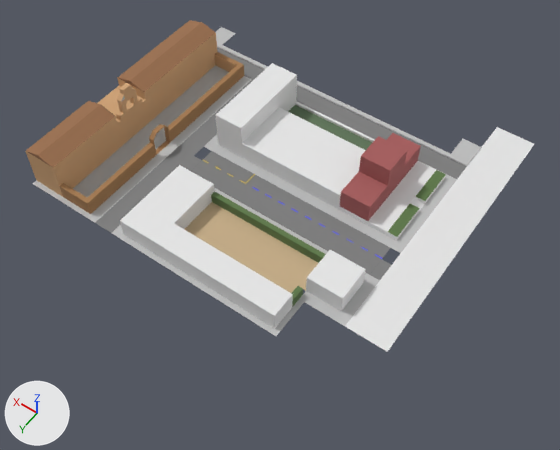
A saved change to the Blender file assets/models/chunks/inmaculada.blend.
Both versions are drawn from a 50 mm lens placed at (-25.1, 114.9, 109.6), pointed at (25.6, 43.9, -1.9). Every picture has the same lights, and +X, +Y and +Z are marked at lower left. The first picture is the older version.

The first picture shows 'Avenue', 'Hospital', 'Institute', 'Juventud', 'Kindergarten', 'Roads', 'Sidewalk'.
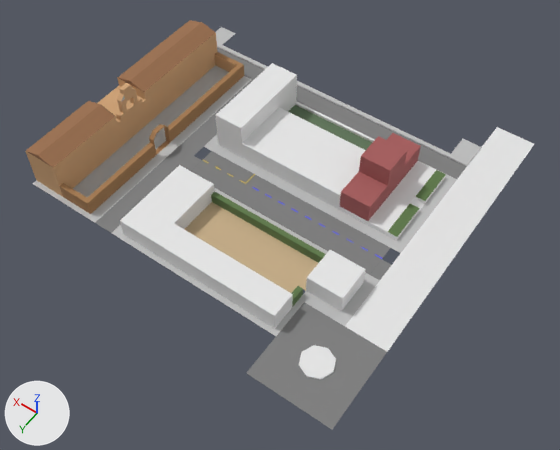
Changed parts and their boxes (x1, y1, x2, y2) in the pictures (560 x 450 px):
'Roundabout', added
    after: (246, 302, 387, 429)
'Island', added
    after: (299, 345, 336, 379)

Diff of the bpy script that builds the scene:
```diff
--- a/assets/models/chunks/inmaculada.blend.py
+++ b/assets/models/chunks/inmaculada.blend.py
@@ mat_material @@
+mat_material = principled_material('Material')
+mat_material.base_color = (0.216, 0.216, 0.216)  # grey #808080
+mat_material.roughness = 1.0
@@ me_cylinder @@
+me_cylinder.from_pydata(...)  # an 8-sided cylinder along z spanning x -3.0..3.0, y -3.0..3.0, z 0.0..0.2
@@ me_plane_007 @@
+me_plane_007.from_pydata([(-8.0, -8.0, 0.0), (8.0, -8.0, 0.0), (-8.0, 8.0, 0.0), (8.0, 8.0, 0.0)], [], [(0, 1, 3, 2)])
+me_plane_007.materials.append(mat_material)  # grey #808080
@@ ob_island @@
+ob_island = bpy.data.objects.new('Island', me_cylinder)
+ob_island.location = (4.0, 64.0, 0.0)
@@ ob_roundabout @@
+ob_roundabout = bpy.data.objects.new('Roundabout', me_plane_007)
+ob_roundabout.location = (4.0, 64.0, 0.0)
```
